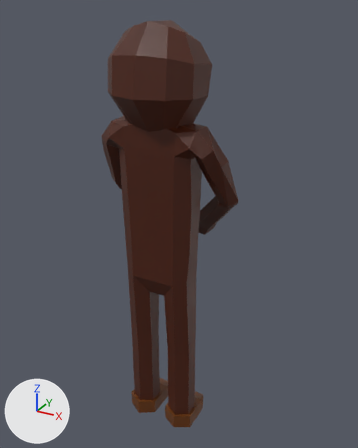
The glTF model models/dynamic_props/enemies/mountainside_mage.glb, before and after one commit.
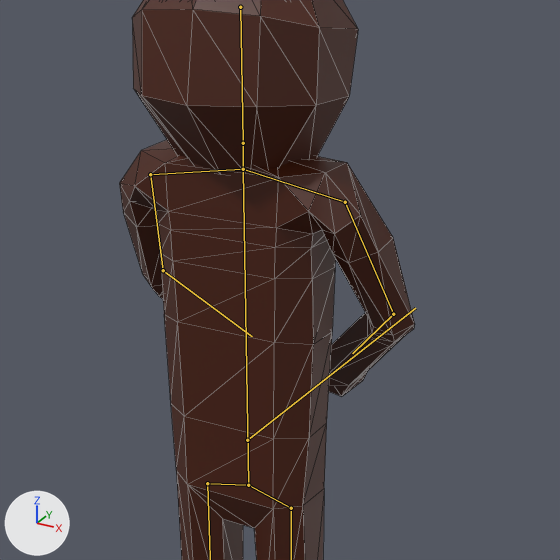
Old and new are each drawn whole from a camera (50 mm lens) standing at (1.13, -1.88, 1.13) and looking at (-0.04, 0.25, 0.06) and again close up on the part from 13% to 85% of the width and 11% to 69% of the height. Every picture has the same lights, and +X, +Y and +Z are marked at lower left. Both versions are drawn at frame 8 of the action 'hitting'; the numbers are the values there. The bones that bend it are drawn over the model as lines in the close-ups. The close-ups show mesh edges as thin lines.

Objects in the first close-up: 'runner_body'.
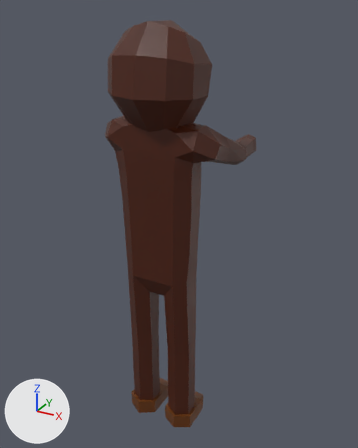
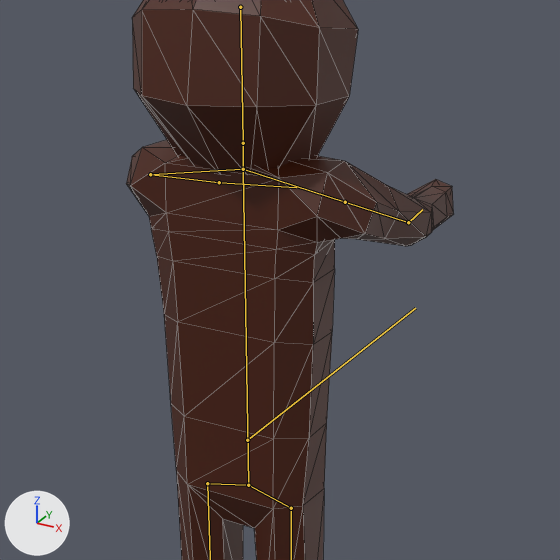
Boxes (x1, y1, x2, y2) around the edits, measured in the close-ups (560 x 560 px):
'runner_body', posed
    before: (119, 0, 415, 560)
    after: (126, 0, 454, 560)
bone 'right_upper_arm', root to tip
    before: (150, 174) to (163, 270)
    after: (150, 174) to (219, 182)
bone 'right_forearm', root to tip
    before: (163, 270) to (252, 336)
    after: (219, 182) to (296, 187)
bone 'left_upper_arm', root to tip
    before: (345, 202) to (393, 314)
    after: (345, 202) to (408, 222)
bone 'left_forearm', root to tip
    before: (393, 314) to (352, 353)
    after: (408, 222) to (422, 209)

What changed in the scene script:
```text
Change bone_right_upper_arm:
    where bone_right_upper_arm = bpy.data.objects['Armature'].pose.bones['right_upper_arm']  # child of 'right_collar'
    bone_right_upper_arm.rotation_quaternion: (0.763, -0.614, -0.15, -0.137) -> (0.711, -0.219, -0.033, -0.668)  # degrees (-77, -23, -2) -> degrees (-16, -20, -84)
Change bone_right_forearm:
    where bone_right_forearm = bpy.data.objects['Armature'].pose.bones['right_forearm']  # child of 'right_upper_arm'
    bone_right_forearm.rotation_quaternion: (0.913, -0.337, 0.141, -0.185) -> (0.939, -0.057, -0.325, -0.1)  # degrees (-42, 8, -26) -> degrees (-3, -38, -11)
Change bone_left_upper_arm:
    where bone_left_upper_arm = bpy.data.objects['Armature'].pose.bones['left_upper_arm']  # child of 'left_collar'
    bone_left_upper_arm.rotation_quaternion: (0.767, 0.609, 0.149, -0.138) -> (0.715, 0.387, 0.176, -0.555)  # degrees (77, 23, -2) -> degrees (29, 43, -64)
Change bone_left_forearm:
    where bone_left_forearm = bpy.data.objects['Armature'].pose.bones['left_forearm']  # child of 'left_upper_arm'
    bone_left_forearm.rotation_quaternion: (0.865, 0.337, -0.269, -0.256) -> (0.943, 0.012, -0.267, -0.2)  # degrees (49, -17, -41) -> degrees (9, -30, -26)
```
